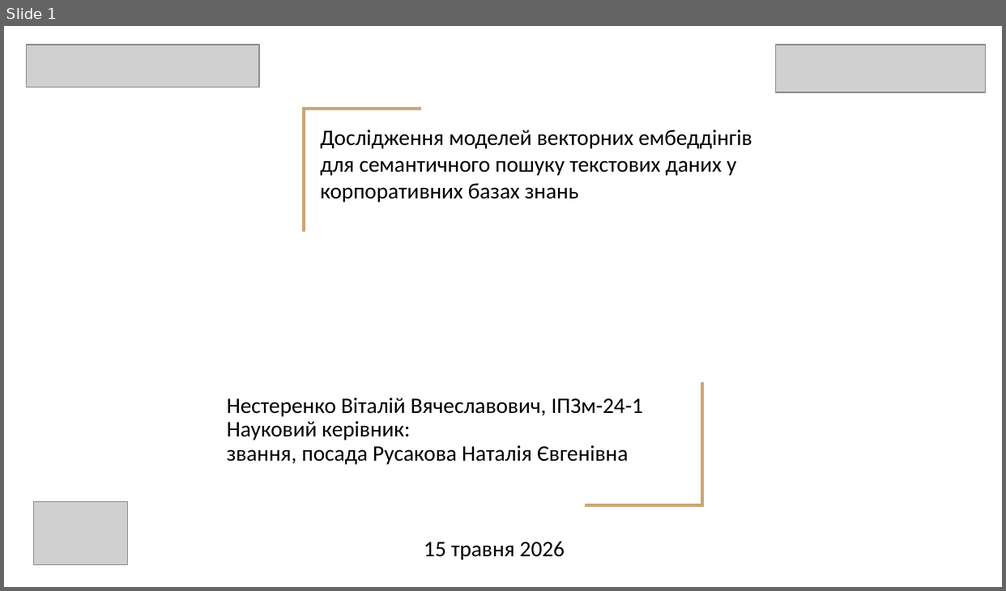
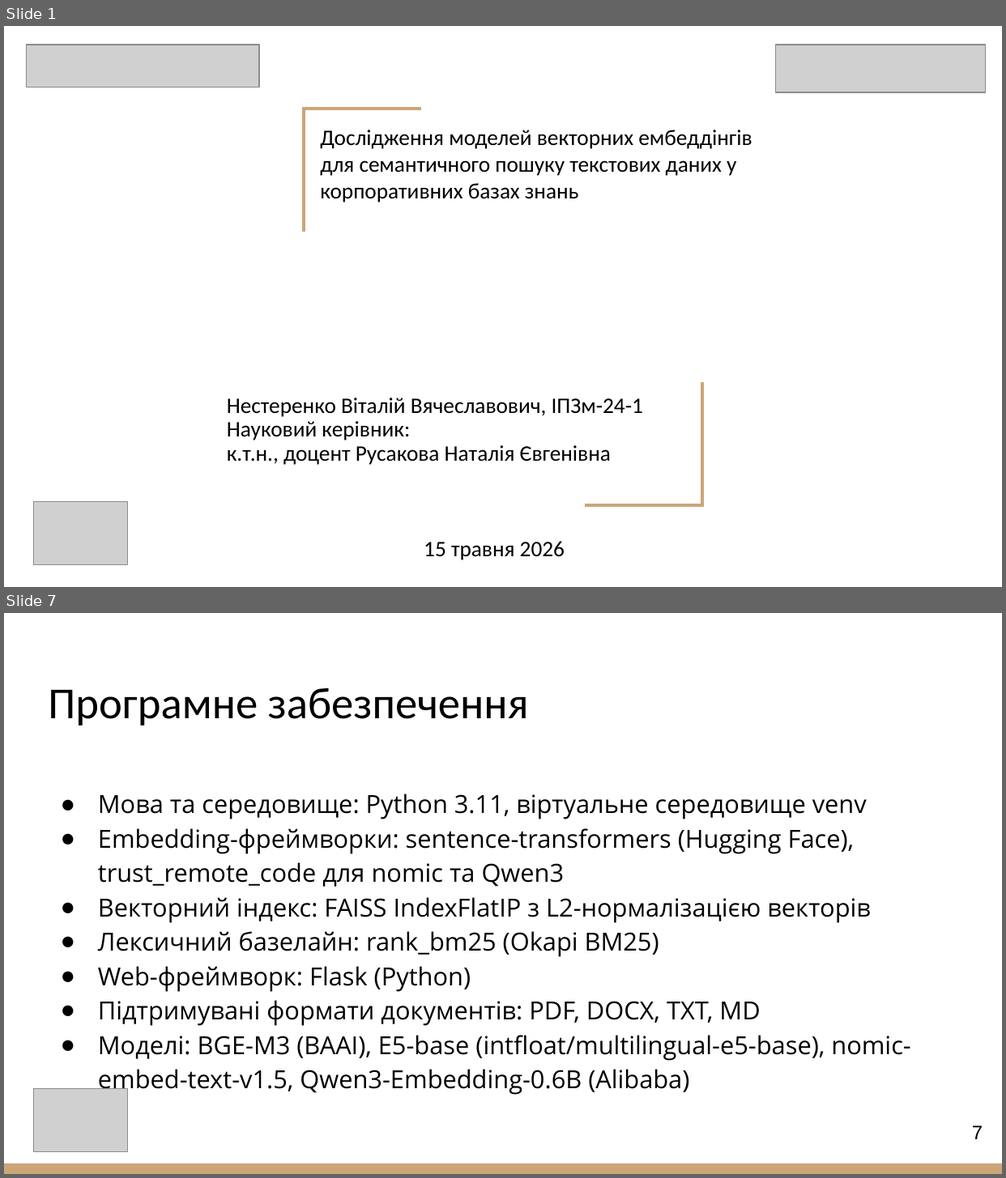
Before and after one commit to vitaliinnest/kb-semantic-search-benchmark, a slide deck: Nesterenko_Presentation.pptx. Shown one above the other, each under a label of ours: slide 1 before the commit, slides 1 and 7 after it; the slides between them are not shown. The pictures are 1006x591 and 1006x1178 pixels, drawn with LibreOffice and Linux fonts; fonts in the diff are those of the drawing; grey boxes stand for pictures. Boxes give left, top, right and bottom in pixels: in the first picture for what was removed or moved away, otherwise in the second. Text is boxed around its words. In the diff, an @@ line names an element or a change of style, - is before the commit and + after.

```diff
--- a/Nesterenko_Presentation.pptx
+++ b/Nesterenko_Presentation.pptx
@@ slide 7 added at [4,613,1002,1174], background #FFFFFF @@
@@ title added at [48,688,529,726], 32 pt, text #000000 @@
+Програмне забезпечення
@@ text added at [98,794,910,1096], 18 pt, text #000000 @@
+● Мова та середовище: Python 3.11, віртуальне середовище venv
+● Embedding-фреймворки: sentence-transformers (Hugging Face), trust_remote_code для nomic та Qwen3
+● Векторний індекс: FAISS IndexFlatIP з L2-нормалізацією векторів
+● Лексичний базелайн: rank_bm25 (Okapi BM25)
+● Web-фреймворк: Flask (Python)
+● Підтримувані формати документів: PDF, DOCX, TXT, MD
+● Моделі: BGE-M3 (BAAI), E5-base (intfloat/multilingual-e5-base), nomic-embed-text-v1.5, Qwen3-Embedding-0.6B (Alibaba)
@@ picture added at [33,1089,127,1153] @@
@@ page number added at [972,1126,982,1139], 14 pt, text #000000 @@
+7
@@ rectangle added at [4,1164,1002,1174], fill #CCA677 @@
@@ slide 1 changed as well @@
@@ subtitle at [227,446,611,465]: text changed @@
-звання, посада Русакова Наталія Євгенівна
+к.т.н., доцент Русакова Наталія Євгенівна
```
Also in this commit, not shown: 2 other slides changed, 8 other slides added, 9 slides removed, 1 other file.
